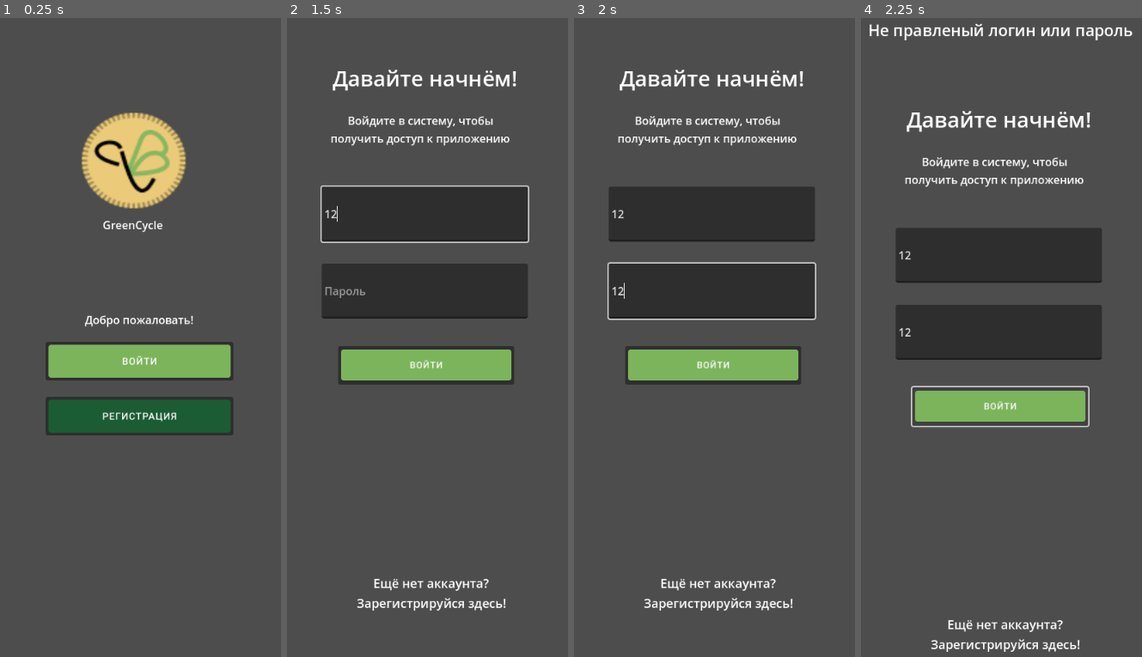
Above: before the commit, frames 1-4 (left to right).
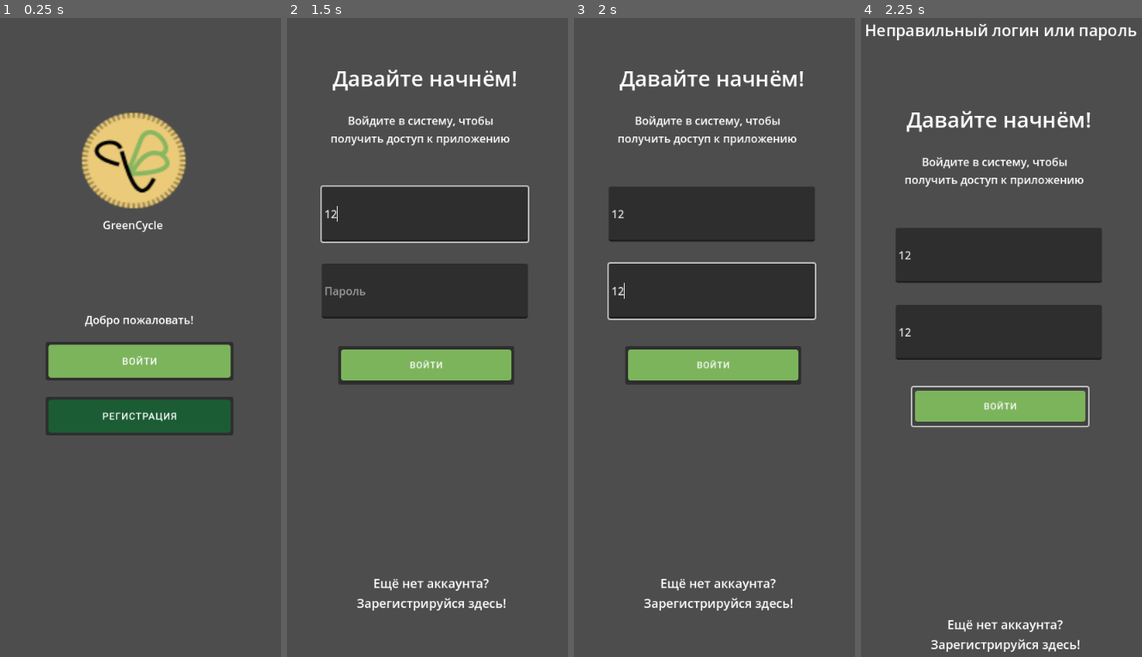
Above: after the commit, the same moments.

Repository: fretpool2/trashcan
Game: Godot game, scene res://scene/main/main.tscn
Two runs of this game, one before a commit and one after it. Both use one fixed random seed, a clock stepped at 60 frames per second and the inputs below.
Inputs (mouse positions are in pixels of both pictures, inside the frame that each line leads up to):
- Up to frame 1 (0.25 s): no input
- Up to frame 2 (1.5 s): click (427, 363) at 0.5 s; click (424, 216) at 1.27 s; type "12" at 1.35 s
- Up to frame 3 (2 s): click (711, 292) at 1.5 s; type "12" at 1.58 s
- Up to frame 4 (2.25 s): click (1001, 363) at 2 s

Frames 1-3 are identical in both runs. In frame 4, 1.0% of the frame differs, in the area x 1-99%, y 0-4%.

Commit message:
fix

Diff:
--- a/scene/pages/MainMenu/main_menu.tscn
+++ b/scene/pages/MainMenu/main_menu.tscn
@@ -1,9 +1,8 @@
-[gd_scene load_steps=5 format=3 uid="uid://cd2mi3i5c6sb5"]
+[gd_scene load_steps=4 format=3 uid="uid://cd2mi3i5c6sb5"]
 
 [ext_resource type="Script" path="res://script/main_menu/main_menu.gd" id="1_8r7xq"]
 [ext_resource type="PackedScene" uid="uid://c1ix7mdunipu4" path="res://scene/Itoms/photo.tscn" id="2_5mt5g"]
-[ext_resource type="Texture2D" uid="uid://dktem6barxv54" path="res://picture/player.png" id="3_3dy21"]
-[ext_resource type="Texture2D" uid="uid://bpbxeml28sd1y" path="res://picture/Coins-PNG-Clip-Art-HD-Quality.png" id="4_mr54b"]
+[ext_resource type="Texture2D" uid="uid://cedwo1r2gcpce" path="res://picture/Coins-PNG-Clip-Art-HD-Quality.png" id="4_mr54b"]
 
 [node name="Main Menu" type="Control"]
 layout_mode = 3
@@ -57,7 +56,6 @@
 offset_right = -537.0
 offset_bottom = 970.0
 scale = Vector2(0.68, 0.640005)
-icon = ExtResource("3_3dy21")
 
 [node name="balance" type="Control" parent="MarginContainer/VBoxContainer/HBoxContainer"]
 layout_mode = 2
--- a/script/main/Main.gd
+++ b/script/main/Main.gd
@@ -1,10 +1,10 @@
 extends Control
-#var scenePath = "res://scene/pages/MainMenu/main_menu.tscn"
-#var sceneLoadResult = load(scenePath)
-func _process(_delta):
-	if Accaunt.signin:
+
+func _ready():
+	if !Accaunt.signin:
+		return
+	else:
 		get_tree().change_scene_to_file("res://scene/pages/MainMenu/main_menu.tscn")
-
 
 func _on_loginin_pressed():
 	get_tree().change_scene_to_file("res://scene/main/auth.tscn")
--- a/script/main/auth.gd
+++ b/script/main/auth.gd
@@ -16,7 +16,7 @@
 
 	if falseAcc == true and pas.text != "" and log.text != "":
 		check_pole.show()
-		label.text = "Не правленый логин или пароль"
+		label.text = "Неправильный логин или пароль"
 		pass
 
 func _on_button_pressed():
@@ -25,6 +25,7 @@
 		print("Logining")
 		Accaunt.signin = true
 		get_tree().change_scene_to_file("res://scene/pages/MainMenu/main_menu.tscn")
+		Accaunt.save_acc_data()
 	else:
 		falseAcc = true
 		print("False")
--- a/script/main_menu/main_menu.gd
+++ b/script/main_menu/main_menu.gd
@@ -1,12 +1,7 @@
 extends Control
-
-
-
 
 func _on_button_pressed():
 	get_tree().change_scene_to_file("res://scene/main/main.tscn")
 
-
-
 func _on_lut_ball_pressed():
 	get_tree().change_scene_to_file("res://scene/lut_bals.tscn")
--- a/script/profile/SetingsProfile.gd
+++ b/script/profile/SetingsProfile.gd
@@ -4,15 +4,10 @@
 @onready var changePassword = $MarginContainer/VBoxContainer/changePasword/changePasword
 @onready var lastName = $MarginContainer/VBoxContainer/lastName/lastName
 
-
-
 func _on_save_pasword_pressed():
 	Accaunt.password = changePassword.text
 	Accaunt.firstName = changeName.text
 	Accaunt.lastName = lastName.text
 
-
-
-
 func _on_exit_pressed():
 	get_tree().change_scene_to_file("res://scene/pages/MainMenu/main_menu.tscn")
--- a/script/profile/profile.gd
+++ b/script/profile/profile.gd
@@ -7,9 +7,5 @@
 	nameFL.text = Accaunt.firstName + " " + Accaunt.lastName
 	mail.text = Accaunt.mail
 
-
-
-
-
 func _on_seting_pressed():
 	get_tree().change_scene_to_file("res://scene/pages/Setingprof/SetingsProfile.tscn")
Binary file added: picture/Coins-PNG-Clip-Art-HD-Quality.png
Not shown, changed: picture/Coins-PNG-Clip-Art-HD-Quality.png.import
